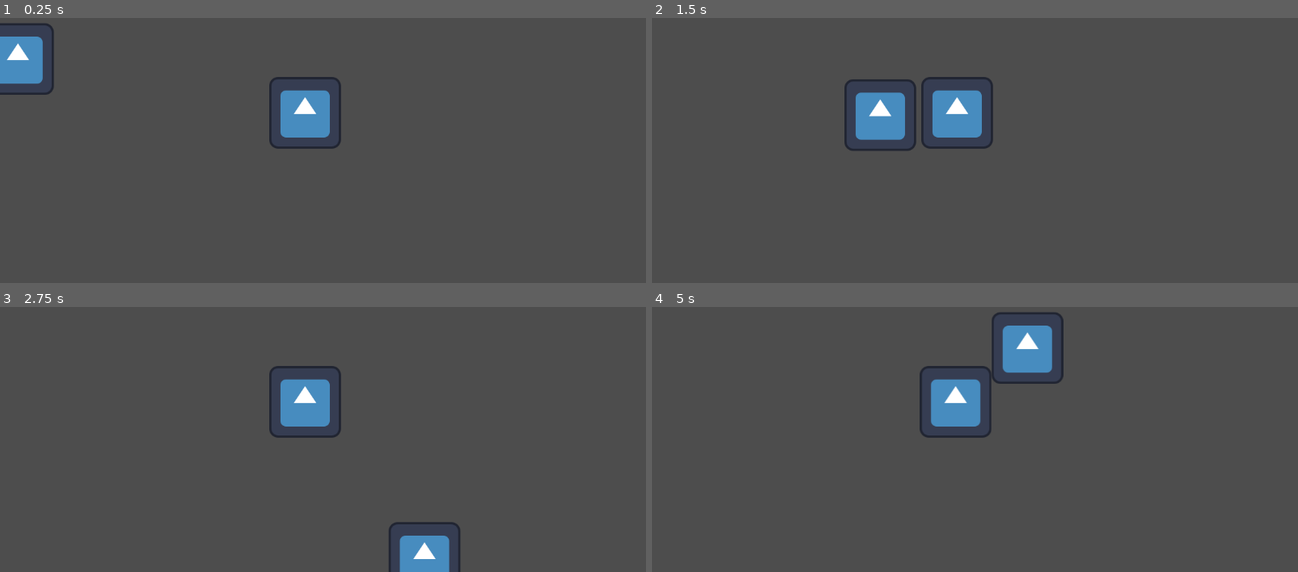
Above: before the commit, frames 1-4 (two rows, left to right).
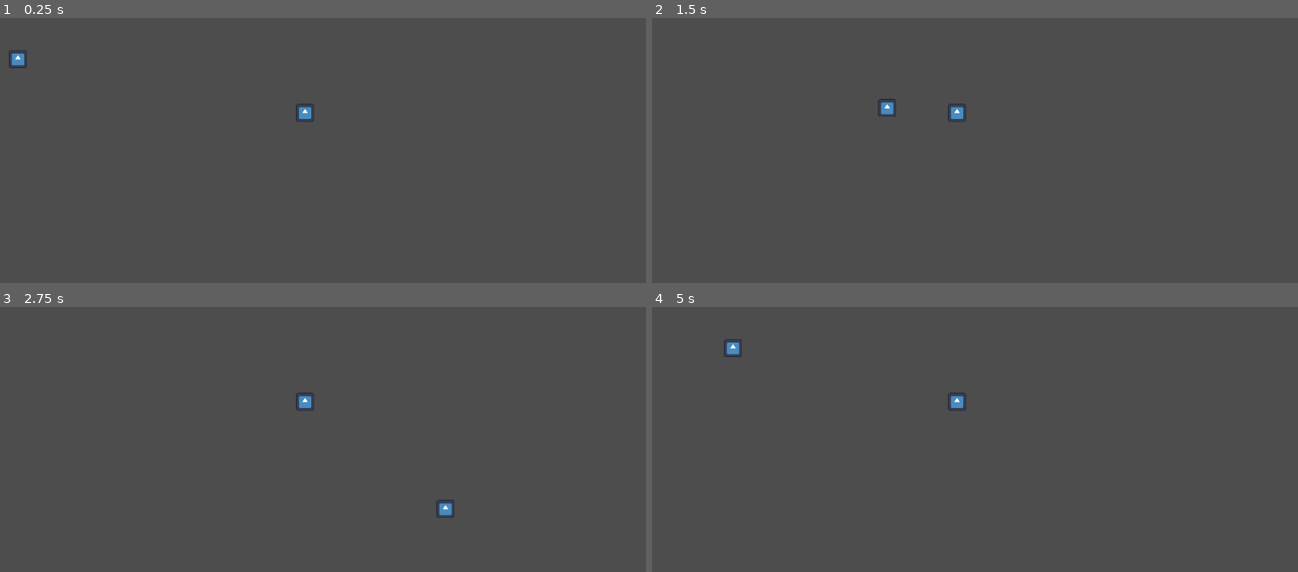
Above: after the commit, the same moments.

Repository: NIK-Pro-coder/coop-roguelike-reborn
Game: Godot game, scene res://main.tscn
Two runs of this game, one before a commit and one after it. Both use one fixed random seed, a clock stepped at 60 frames per second and the inputs below. The engine's default icon, where the game draws it, is replaced by a stand-in: a white triangle on a blue panel in a dark square.
Inputs (mouse positions are in pixels of both pictures, inside the frame that each line leads up to):
- Up to frame 1 (0.25 s): no input
- Up to frame 2 (1.5 s): tap Enter at 0.5 s; move the mouse to (1117, 84) at 0.52 s; hold D (right) 0.53-1.28 s; hold Right mouse button (roll, bound only after the commit) 0.53-1.28 s; click (1117, 84) at 0.67 s; move the mouse to (845, 118) at 1.27 s; hold S (down) from 1.28 s (still down); right-click (845, 118) at 1.35 s; click (845, 118) at 1.42 s
- Up to frame 3 (2.75 s): move the mouse to (387, 309) at 2.02 s; release S (down) at 2.03 s; hold D (right) from 2.03 s (still down); hold Right mouse button (roll, bound only after the commit) from 2.03 s (still down); click (387, 309) at 2.17 s
- Up to frame 4 (5 s): move the mouse to (942, 463) at 2.77 s; release D (right) at 2.78 s; release Right mouse button (roll, bound only after the commit) at 2.78 s; hold W (up) 2.78-3.53 s; right-click (942, 463) at 2.85 s; click (942, 463) at 2.92 s; move the mouse to (1168, 444) at 3.52 s; hold Right mouse button (roll, bound only after the commit) 3.53-4.28 s; hold A (left) from 3.53 s (still down); click (1168, 444) at 3.67 s; move the mouse to (781, 336) at 4.27 s; right-click (781, 336) at 4.35 s; click (781, 336) at 4.42 s

The runs differ from the first frame. In frame 1, 3.1% of the frame differs, in the area x 0-53%, y 2-50%; in frame 2, 3.4%; in frame 3, 3.1%; in frame 4, 3.7%, in the area x 11-64%, y 2-50%.

Commit message:
Added physics layer name + Support for MouseEvents & JoypadButtonEvents + Player rolling

Diff:
--- a/Player/player.gd
+++ b/Player/player.gd
@@ -1,20 +1,75 @@
 extends CharacterBody2D
 class_name Player
 
+#region MulitInput warppers
+
+func get_action_strength(action_name: String) -> float:
+  return MultiInput.get_action_strength(action_name, device)
+
+func is_action_pressed(action_name: String) -> bool:
+  return MultiInput.is_action_pressed(action_name, device)
+
+func get_action_axis(negative: String, positive: String) -> float:
+  return MultiInput.get_action_axis(negative, positive, device)
+
+func get_action_vector(negx: String, posx: String, negy: String, posy: String) -> Vector2:
+  return MultiInput.get_action_vector(negx, posx, negy, posy, device)
+
+#endregion
+
 @export var device: int = -1
 
-var SPEED: float = 500
+#region Player stats
+
+var speed: float = 250
+var roll_duration: float = .25
+var roll_cooldown: float = .15
+
+#endregion
+
+var last_move_dir: Vector2
+
+var rolling: bool = false
 
 func handle_move(delta: float) -> void:
-  var move_dir: Vector2 = MultiInput.get_action_vector(
+  if rolling:
+    return
+
+  last_move_dir = get_action_vector(
     "left", "right",
-    "up", "down",
-    device
+    "up", "down"
   )
 
-  velocity = move_dir * SPEED * delta * 60
+  velocity = last_move_dir * speed * delta * 60
+
+var roll_time: float = 0.0
+var roll_dir: Vector2 = Vector2.ZERO
+
+func handle_roll(delta: float) -> void:
+  roll_time -= delta
+
+  if !rolling:
+    if roll_time > -roll_cooldown:
+      return
+
+    if !last_move_dir:
+      return
+
+    if is_action_pressed("roll"):
+      rolling = true
+      roll_dir = last_move_dir
+      roll_time = roll_duration
+
+    return
+
+  if roll_time <= 0.0:
+    rolling = false
+    return
+
+  velocity = last_move_dir * speed * 2.5 * delta * 60
 
 func _physics_process(delta: float) -> void:
   handle_move(delta)
+  handle_roll(delta)
 
   move_and_slide()
--- a/Player/player.tscn
+++ b/Player/player.tscn
@@ -4,13 +4,14 @@
 [ext_resource type="Texture2D" uid="uid://0msh4i528jdl" path="res://icon.svg" id="1_l8h54"]
 
 [sub_resource type="RectangleShape2D" id="RectangleShape2D_4ntmi"]
-size = Vector2(128, 128)
+size = Vector2(32, 32)
 
 [node name="Player" type="CharacterBody2D" unique_id=1584554355]
 motion_mode = 1
 script = ExtResource("1_4ntmi")
 
 [node name="Icon" type="Sprite2D" parent="." unique_id=1216765225]
+scale = Vector2(0.25, 0.25)
 texture = ExtResource("1_l8h54")
 
 [node name="CollisionShape2D" type="CollisionShape2D" parent="." unique_id=905933297]
--- a/main.tscn
+++ b/main.tscn
@@ -9,4 +9,5 @@
 
 [node name="Player2" parent="." unique_id=2012870122 instance=ExtResource("1_ig7tw")]
 position = Vector2(544, 344)
+collision_layer = 2
 device = 0
--- a/multi_input.gd
+++ b/multi_input.gd
@@ -1,15 +1,19 @@
 extends Node
 
-func get_action_strength(name: String, device: int) -> float:
+func get_action_strength(action_name: String, device: int) -> float:
   var val: float = 0.0
 
   if device < 0:
-    for i in InputMap.action_get_events(name):
+    for i in InputMap.action_get_events(action_name):
       if i is InputEventKey:
         if Input.is_physical_key_pressed(i.physical_keycode):
           val = max(val, 1.0)
+
+      if i is InputEventMouseButton:
+        if Input.is_mouse_button_pressed(i.button_index):
+          val = max(val, 1.0)
   else:
-    for i in InputMap.action_get_events(name):
+    for i in InputMap.action_get_events(action_name):
       if i is InputEventJoypadMotion:
         var joy_val: float = clamp(Input.get_joy_axis(device, i.axis) / i.axis_value, 0.0, 1.0)
         if joy_val < 0.01:
@@ -17,7 +21,14 @@
 
         val = max(val, joy_val)
 
+      if i is InputEventJoypadButton:
+        if Input.is_joy_button_pressed(device, i.button_index):
+          val = max(val, 1.0)
+
   return val
+
+func is_action_pressed(action_name: String, device: int) -> bool:
+  return get_action_strength(action_name, device) >= .5
 
 func get_action_axis(negative: String, positive: String, device: int) -> float:
   return (
--- a/project.godot
+++ b/project.godot
@@ -45,6 +45,18 @@
 , Object(InputEventJoypadMotion,"resource_local_to_scene":false,"resource_name":"","device":-1,"axis":0,"axis_value":1.0,"script":null)
 ]
 }
+roll={
+"deadzone": 0.2,
+"events": [Object(InputEventMouseButton,"resource_local_to_scene":false,"resource_name":"","device":-1,"window_id":0,"alt_pressed":false,"shift_pressed":false,"ctrl_pressed":false,"meta_pressed":false,"button_mask":0,"position":Vector2(0, 0),"global_position":Vector2(0, 0),"factor":1.0,"button_index":2,"canceled":false,"pressed":false,"double_click":false,"script":null)
+, Object(InputEventJoypadButton,"resource_local_to_scene":false,"resource_name":"","device":-1,"button_index":10,"pressure":0.0,"pressed":true,"script":null)
+]
+}
+
+[layer_names]
+
+2d_physics/layer_1="environment"
+2d_physics/layer_2="player"
+2d_physics/layer_3="enemy"
 
 [physics]
 
